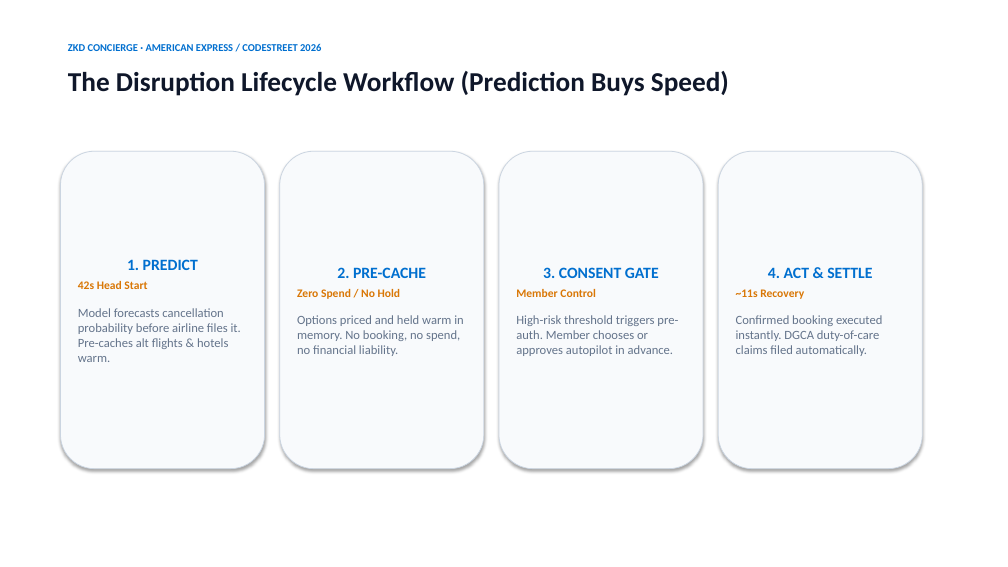
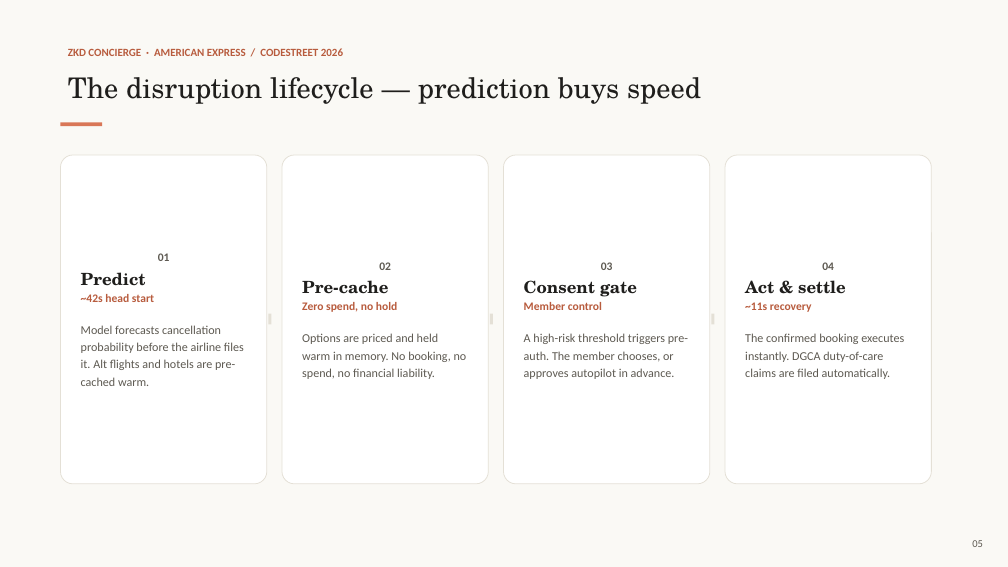
Before and after one commit to Krishna-529/amex-hackathon-2026, a slide deck: slide 5 of assets/deck/ZKD_Concierge_Codestreet_2026.pptx. Drawn at 1008x567 pixels with LibreOffice and Linux fonts; fonts in the diff are those of the drawing. Boxes give left, top, right and bottom in pixels: in the first picture for what was removed or moved away, otherwise in the second. Text is boxed around its words. In the diff, an @@ line names an element or a change of style, - is before the commit and + after.

Commit message:
Redesign pitch deck in Claude visual style
Swap the Amex-blue/slate theme for a Claude-brand palette: warm
cream background, ink text, coral/clay accent, serif display type
with a sans body face. Content and slide structure are unchanged;
only typography, color, and card treatment were redone.

```diff
--- a/assets/deck/ZKD_Concierge_Codestreet_2026.pptx
+++ b/assets/deck/ZKD_Concierge_Codestreet_2026.pptx
@@ rectangle added at (0,0,1008,567), fill #FAF9F5 @@
@@ text "ZKD CONCIERGE · AMERICAN EXPRESS ..." at (68,48,343,56): size 10 to 10.5 pt, text colour #006FCF to #B85C3E @@
@@ text at (68,77,701,104): text changed; size 26 to 27 pt; font Calibri to TeX Gyre Schola; text colour #0F172A to #1F1E1C; bold off @@
-The Disruption Lifecycle Workflow (Prediction Buys Speed)
+The disruption lifecycle — prediction buys speed
@@ rectangle added at (60,123,102,126), fill #D97757 @@
@@ fill #F8FAFC to #FFFFFF; outline #CBD5E1 0.75 pt to #E4E0D6 0.75 pt; shadow off; proportions changed in 4 elements at (282,155,488,484), (504,155,710,484), (725,155,932,484), (60,155,267,484) @@
@@ rounded rectangle "01": place and size @@
-rounded rectangle "01" at (60,151,265,469)
+rounded rectangle "01" at (60,155,267,484)
@@ rounded rectangle "02": place and size @@
-rounded rectangle "02" at (280,151,484,469)
+rounded rectangle "02" at (282,155,488,484)
@@ rounded rectangle "03": place and size @@
-rounded rectangle "03" at (499,151,703,469)
+rounded rectangle "03" at (504,155,710,484)
@@ rounded rectangle "04": place and size @@
-rounded rectangle "04" at (718,151,923,469)
+rounded rectangle "04" at (725,155,932,484)
@@ text in rounded rectangle at (81,253,244,386): text changed; size 12 to 11.5 pt; text colour #64748B to #5E5A52 @@
-1. PREDICT
-42s Head Start
-Model forecasts cancellation probability before airline files it. Pre-caches alt flights & hotels warm.
+01
+Predict
+~42s head start
+Model forecasts cancellation probability before the airline files it. Alt flights and hotels are pre-cached warm.
@@ text in rounded rectangle at (302,262,467,379): text changed; size 12 to 11.5 pt; text colour #64748B to #5E5A52 @@
-2. PRE-CACHE
-Zero Spend / No Hold
-Options priced and held warm in memory. No booking, no spend, no financial liability.
+02
+Pre-cache
+Zero spend, no hold
+Options are priced and held warm in memory. No booking, no spend, no financial liability.
@@ text in rounded rectangle at (524,262,688,379): text changed; size 12 to 11.5 pt; text colour #64748B to #5E5A52 @@
-3. CONSENT GATE
-Member Control
-High-risk threshold triggers pre-auth. Member chooses or approves autopilot in advance.
+03
+Consent gate
+Member control
+A high-risk threshold triggers pre-auth. The member chooses, or approves autopilot in advance.
@@ text in rounded rectangle at (745,262,904,379): text changed; size 12 to 11.5 pt; text colour #64748B to #5E5A52 @@
-4. ACT & SETTLE
-~11s Recovery
-Confirmed booking executed instantly. DGCA duty-of-care claims filed automatically.
+04
+Act & settle
+~11s recovery
+The confirmed booking executes instantly. DGCA duty-of-care claims are filed automatically.
@@ rectangle added at (268,314,271,324), fill #E4E0D6 @@
@@ rectangle added at (490,314,493,324), fill #E4E0D6 @@
@@ rectangle added at (712,314,715,324), fill #E4E0D6 @@
@@ text added at (972,540,983,547), 10 pt, text #5E5A52 @@
+05
```
Also in this commit, not shown: 9 other slides changed, 1 other file.
